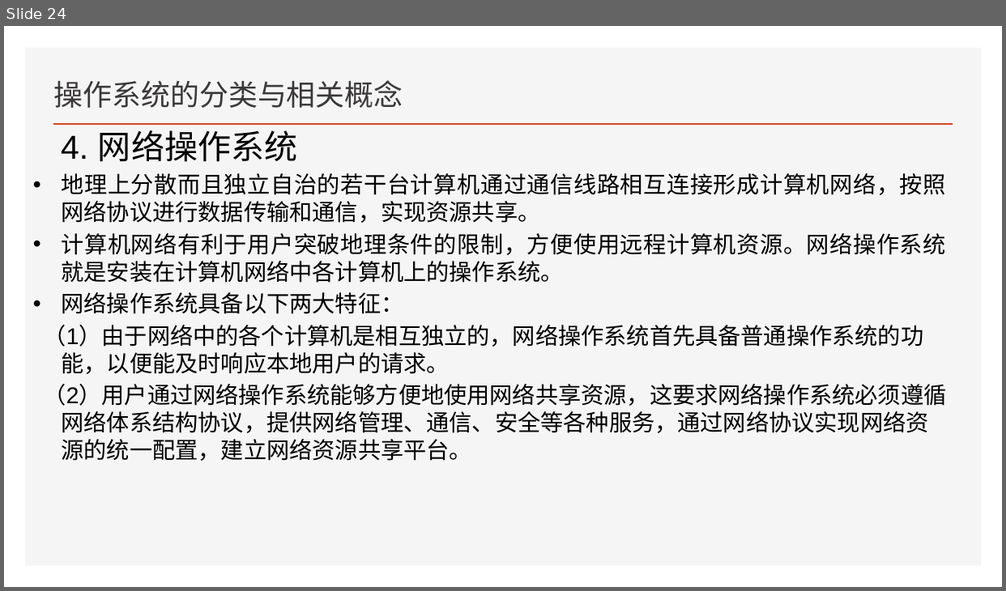
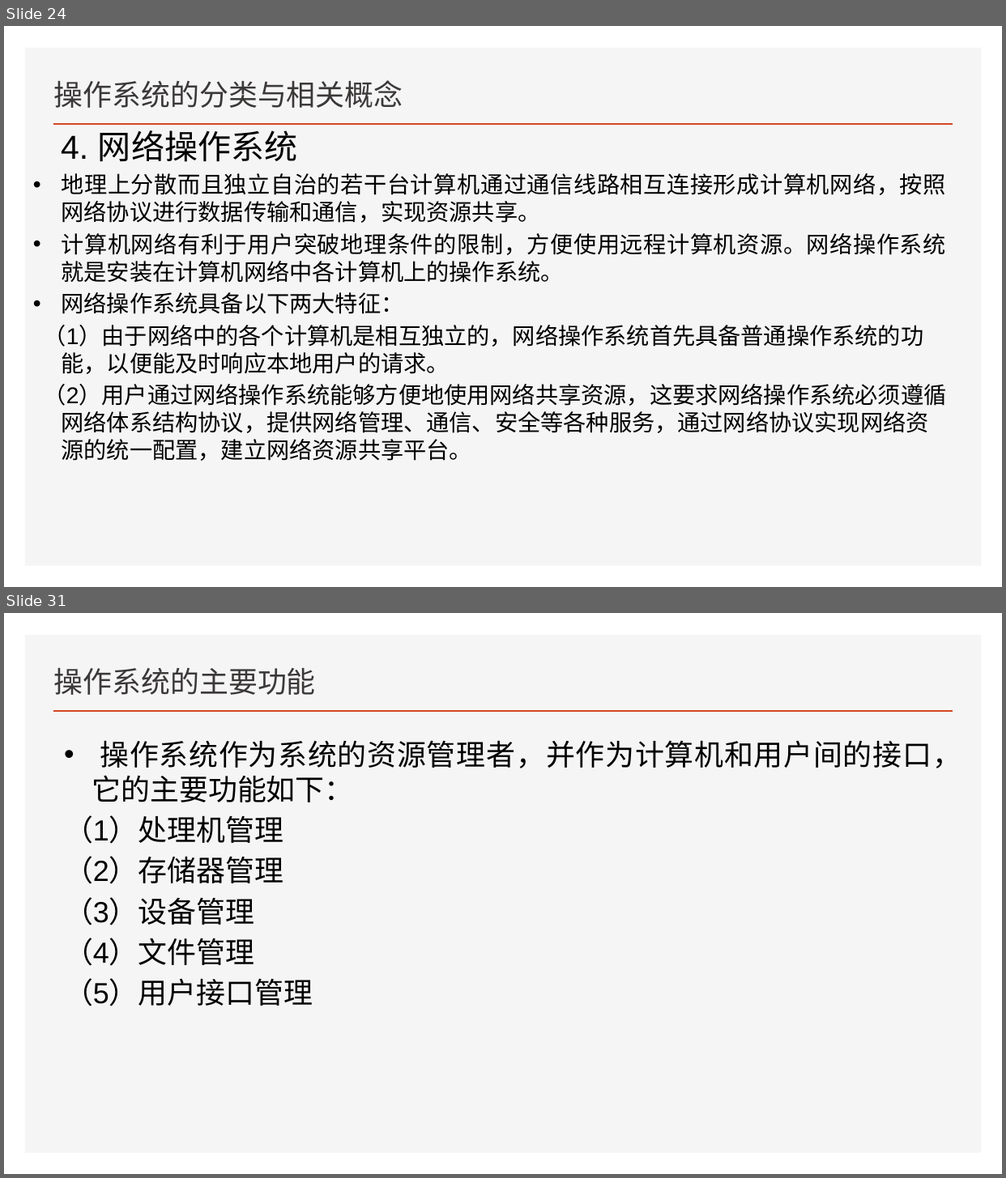
Before and after one commit to FourierAI/Operating-system, a slide deck: 导论/操作系统.pptx. Shown one above the other, each under a label of ours: slide 24 before the commit, slides 24 and 31 after it; the slides between them are not shown. The pictures are 1006x591 and 1006x1178 pixels, drawn with LibreOffice and Linux fonts; fonts in the diff are those of the drawing. Boxes give left, top, right and bottom in pixels: in the first picture for what was removed or moved away, otherwise in the second. Text is boxed around its words. In the diff, an @@ line names an element or a change of style, - is before the commit and + after.

```diff
--- a/导论/操作系统.pptx
+++ b/导论/操作系统.pptx
@@ slide 31 added at (4,613,1002,1174), background #FFFFFF; not listed: 2 template elements that a slide beside it also shows @@
@@ title added at (54,668,316,695), 28 pt, text #3B3838 @@
+操作系统的主要功能
@@ text added at (64,740,961,1007), 28 pt, text #000000 @@
+• 操作系统作为系统的资源管理者，并作为计算机和用户间的接口，它的主要功能如下：
+（1）处理机管理
+（2）存储器管理
+（3）设备管理
+（4）文件管理
+（5）用户接口管理
```
Also in this commit, not shown: 2 slides changed, 18 other slides added.
